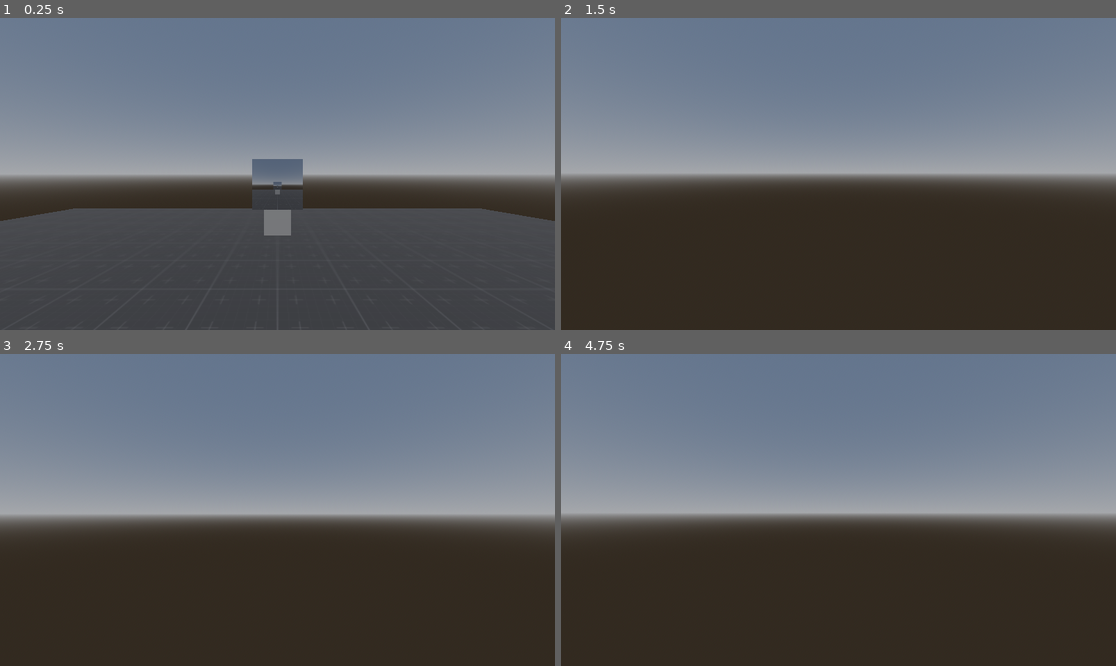
Above: before the commit, frames 1-4 (two rows, left to right).
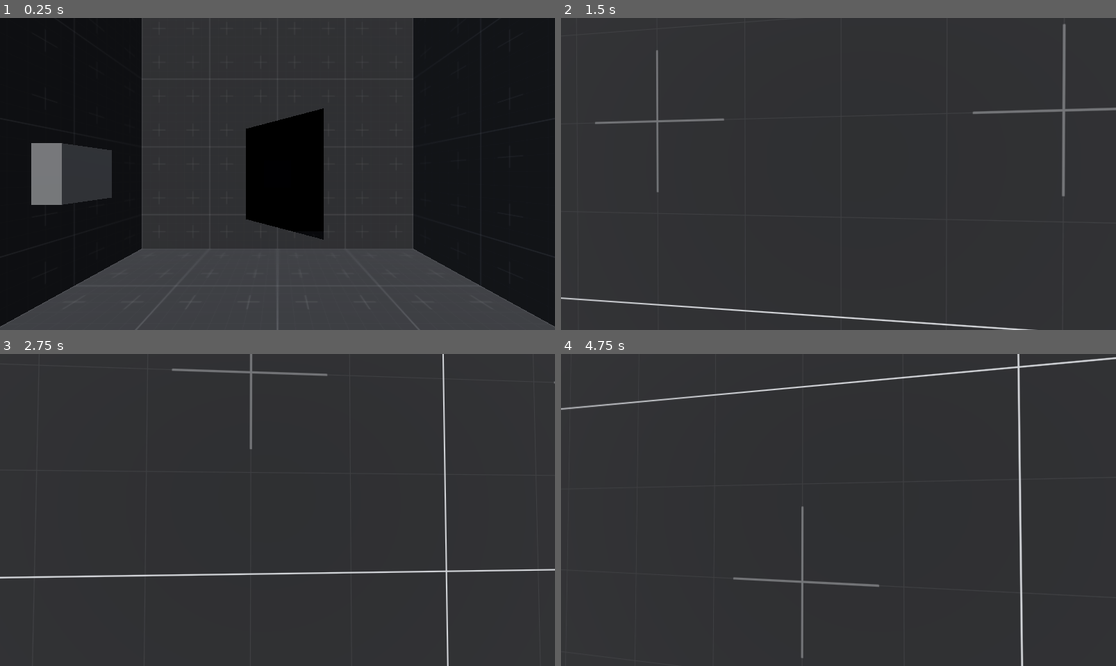
Above: after the commit, the same moments.

Repository: Wowe-Peanut/GetReal
Game: Godot game, scene res://test.tscn
The game is run twice, just before and just after one commit, with the same random seed, the same clock (stepped at 60 frames per second) and the same inputs.
Inputs (mouse positions are in pixels of both pictures, inside the frame that each line leads up to):
- Up to frame 1 (0.25 s): no input
- Up to frame 2 (1.5 s): tap Enter at 0.5 s; move the mouse to (866, 174) at 0.52 s; hold W (move_forward) from 0.53 s (still down); right-click (866, 174) at 0.6 s; tap Space (jump) at 0.77 s; move the mouse to (810, 174) at 1.27 s; right-click (810, 174) at 1.35 s
- Up to frame 3 (2.75 s): keep holding W (move_forward); tap Space (jump) at 1.52, 2 s; move the mouse to (288, 503) at 2.02 s; right-click (288, 503) at 2.1 s
- Up to frame 4 (4.75 s): keep holding W (move_forward); move the mouse to (832, 516) at 2.77 s; right-click (832, 516) at 2.85 s; tap Space (jump) at 3.02, 3.77, 4.52 s; move the mouse to (877, 513) at 3.52 s; right-click (877, 513) at 3.6 s; tap Enter at 4.25 s; move the mouse to (794, 506) at 4.27 s; right-click (794, 506) at 4.35 s

The runs differ from the first frame. In frame 1, 75% of the frame differs, in the area x 0-100%, y 0-100%; in frame 2, 55%; in frame 3, 57%; in frame 4, 56%.

Commit message:
WORKING MIRROR! (I FUCKING HOPE SO)

Diff:
--- a/mirror.gd
+++ b/mirror.gd
@@ -3,6 +3,7 @@
 @onready var view = $View
 @onready var mesh = $Mesh
 @onready var mirror_cam: Camera3D = $View/MirrorCam
+@onready var mirror_origin = $MirrorOrigin
 
 @export var pixels_per_unit: int = 100
 
@@ -12,8 +13,25 @@
 func _ready() -> void:
 	player_cam = get_tree().root.get_camera_3d()
 
-	mesh.get_surface_override_material(0).albedo_texture = view.get_texture()
+	mesh.get_surface_override_material(0).set_shader_parameter("mirrorCamTex", view.get_texture())
 
 # Called every frame. 'delta' is the elapsed time since the previous frame.
 func _process(_delta: float):
-	mirror_cam.global_transform = player_cam.global_transform
+	var plane_origin = mirror_origin.global_transform.origin
+	var plane_normal = mirror_origin.global_transform.basis.z.normalized()
+	var reflection_plane = Plane(plane_normal, plane_origin.dot(plane_normal))
+	var reflection_transform = mirror_origin.global_transform
+
+	var main_cam_pos = player_cam.global_transform.origin
+	var projection_pos = reflection_plane.project(main_cam_pos)
+
+	var mirrored_cam_pos = main_cam_pos + (projection_pos - main_cam_pos) * 2.0
+
+	var t = Transform3D(Basis(), mirrored_cam_pos)
+	t = t.looking_at(projection_pos, reflection_transform.basis.y.normalized())
+	mirror_cam.set_global_transform(t)
+
+	var offset = reflection_transform.inverse() * main_cam_pos
+	offset = Vector2(offset.x, offset.y)
+
+	mirror_cam.set_frustum(mesh.mesh.size.x, -offset, projection_pos.distance_to(main_cam_pos), 100)
--- /dev/null
+++ b/mirror.gdshader
@@ -0,0 +1,16 @@
+shader_type spatial;
+render_mode unshaded;
+
+uniform sampler2D mirrorCamTex;
+
+vec3 srgb_conversion(vec3 color) {
+	float r = pow(color.r, 2.2);
+	float g = pow(color.g, 2.2);
+	float b = pow(color.b, 2.2);
+	return vec3(r, g, b);
+}
+
+void fragment() {
+	vec3 color = texture(mirrorCamTex, vec2(UV.x, 1.0 - UV.y)).rgb;
+	ALBEDO = srgb_conversion(color);
+}
--- a/mirror.tscn
+++ b/mirror.tscn
@@ -1,15 +1,16 @@
-[gd_scene load_steps=4 format=3 uid="uid://b41j52vgwvasr"]
+[gd_scene load_steps=5 format=3 uid="uid://b41j52vgwvasr"]
 
 [ext_resource type="Script" path="res://mirror.gd" id="1_23741"]
+[ext_resource type="Shader" path="res://mirror.gdshader" id="2_hyqdn"]
 
 [sub_resource type="QuadMesh" id="QuadMesh_5n1ph"]
 resource_local_to_scene = true
 
-[sub_resource type="StandardMaterial3D" id="StandardMaterial3D_wlu30"]
-resource_local_to_scene = true
+[sub_resource type="ShaderMaterial" id="ShaderMaterial_pd161"]
+render_priority = 0
+shader = ExtResource("2_hyqdn")
 
 [node name="Mirror" type="Node3D"]
-transform = Transform3D(1, 0, 1.74846e-07, 0, 1, 0, -1.74846e-07, 0, 1, 0, 0, 0)
 script = ExtResource("1_23741")
 
 [node name="View" type="SubViewport" parent="."]
@@ -18,6 +19,7 @@
 
 [node name="Mesh" type="MeshInstance3D" parent="."]
 mesh = SubResource("QuadMesh_5n1ph")
-surface_material_override/0 = SubResource("StandardMaterial3D_wlu30")
+surface_material_override/0 = SubResource("ShaderMaterial_pd161")
 
-[node name="MirrorOrigin" type="Marker3D" parent="Mesh"]
+[node name="MirrorOrigin" type="Marker3D" parent="."]
+transform = Transform3D(1, -8.74228e-08, -8.74228e-08, -8.74228e-08, -1, 0, -8.74228e-08, 7.64274e-15, -1, 0, 0, 0)
--- a/player.tscn
+++ b/player.tscn
@@ -3,12 +3,12 @@
 [ext_resource type="Script" path="res://player.gd" id="1_16goh"]
 
 [sub_resource type="CapsuleShape3D" id="CapsuleShape3D_2huvx"]
-radius = 0.3
-height = 1.8
+radius = 0.25
+height = 1.4
 
 [sub_resource type="CapsuleMesh" id="CapsuleMesh_vj0us"]
-radius = 0.3
-height = 1.8
+radius = 0.25
+height = 1.4
 
 [node name="Player" type="CharacterBody3D"]
 collision_layer = 2
@@ -16,7 +16,7 @@
 camera_sens = 10.0
 
 [node name="Camera" type="Camera3D" parent="." groups=["observer"]]
-transform = Transform3D(1, 0, 0, 0, 1, 0, 0, 0, 1, 0, 1.7, 0)
+transform = Transform3D(1, 0, 0, 0, 1, 0, 0, 0, 1, 0, 1.1, 0)
 current = true
 
 [node name="LookRay" type="RayCast3D" parent="Camera"]
@@ -28,9 +28,9 @@
 transform = Transform3D(1, 0, 0, 0, 0.965926, -0.258819, 0, 0.258819, 0.965926, 0, -0.5, -1.5)
 
 [node name="Collision" type="CollisionShape3D" parent="."]
-transform = Transform3D(1, 0, 0, 0, 1, 0, 0, 0, 1, 0, 0.9, 0)
+transform = Transform3D(1, 0, 0, 0, 1, 0, 0, 0, 1, 0, 0.7, 0)
 shape = SubResource("CapsuleShape3D_2huvx")
 
 [node name="Mesh" type="MeshInstance3D" parent="."]
-transform = Transform3D(1, 0, 0, 0, 1, 0, 0, 0, 1, 0, 0.9, 0)
+transform = Transform3D(1, 0, 0, 0, 1, 0, 0, 0, 1, 0, 0.7, 0)
 mesh = SubResource("CapsuleMesh_vj0us")
--- a/test.tscn
+++ b/test.tscn
@@ -1,21 +1,8 @@
-[gd_scene load_steps=12 format=3 uid="uid://c3jr12ajd7mo4"]
+[gd_scene load_steps=8 format=3 uid="uid://c3jr12ajd7mo4"]
 
 [ext_resource type="PackedScene" uid="uid://bjgyylqm3xc11" path="res://player.tscn" id="1_a76g4"]
-[ext_resource type="PackedScene" uid="uid://c6t43xntvjerc" path="res://box.tscn" id="3_cus30"]
 [ext_resource type="Material" uid="uid://byswl41fa324d" path="res://default_environment_texture.tres" id="3_duvdi"]
 [ext_resource type="PackedScene" uid="uid://b41j52vgwvasr" path="res://mirror.tscn" id="4_b72i0"]
-
-[sub_resource type="BoxShape3D" id="BoxShape3D_smomk"]
-size = Vector3(1, 2, 7)
-
-[sub_resource type="BoxMesh" id="BoxMesh_6puv6"]
-size = Vector3(1, 2, 7)
-
-[sub_resource type="BoxShape3D" id="BoxShape3D_o35qo"]
-size = Vector3(20, 1, 20)
-
-[sub_resource type="BoxMesh" id="BoxMesh_2b212"]
-size = Vector3(20, 1, 20)
 
 [sub_resource type="ProceduralSkyMaterial" id="ProceduralSkyMaterial_avhxm"]
 
@@ -26,33 +13,14 @@
 background_mode = 2
 sky = SubResource("Sky_v4ln1")
 
+[sub_resource type="BoxMesh" id="BoxMesh_em268"]
+size = Vector3(0.5, 0.5, 0.5)
+
 [node name="test" type="Node3D"]
 
 [node name="Player" parent="." instance=ExtResource("1_a76g4")]
+transform = Transform3D(1, 0, 0, 0, 1, 0, 0, 0, 1, 0, -2.5, 1)
 jump_height = 1.5
-
-[node name="Box" parent="." instance=ExtResource("3_cus30")]
-transform = Transform3D(1, 0, 0, 0, 1, 0, 0, 0, 1, 0, 1, -6)
-
-[node name="StaticBody3D2" type="StaticBody3D" parent="."]
-transform = Transform3D(1, 0, 0, 0, 1, 0, 0, 0, 1, -4, 1, 2)
-
-[node name="CollisionShape3D" type="CollisionShape3D" parent="StaticBody3D2"]
-shape = SubResource("BoxShape3D_smomk")
-
-[node name="MeshInstance3D" type="MeshInstance3D" parent="StaticBody3D2"]
-mesh = SubResource("BoxMesh_6puv6")
-surface_material_override/0 = ExtResource("3_duvdi")
-
-[node name="StaticBody3D" type="StaticBody3D" parent="."]
-collision_mask = 5
-
-[node name="CollisionShape3D" type="CollisionShape3D" parent="StaticBody3D"]
-shape = SubResource("BoxShape3D_o35qo")
-
-[node name="MeshInstance3D" type="MeshInstance3D" parent="StaticBody3D"]
-mesh = SubResource("BoxMesh_2b212")
-surface_material_override/0 = ExtResource("3_duvdi")
 
 [node name="WorldEnvironment" type="WorldEnvironment" parent="."]
 environment = SubResource("Environment_4nkms")
@@ -61,4 +29,14 @@
 transform = Transform3D(1, 0, 0, 0, 0.5, 0.866025, 0, -0.866025, 0.5, 0, 6, 0)
 
 [node name="Mirror" parent="." instance=ExtResource("4_b72i0")]
-transform = Transform3D(1, 0, 0, 0, 1, 0, 0, 0, 1, 0, 2, -4)
+transform = Transform3D(0.707107, 0, -0.707107, 0, 1, 0, 0.707107, 0, 0.707107, 0, -1.4, -0.9)
+
+[node name="CSGBox3D" type="CSGBox3D" parent="."]
+use_collision = true
+flip_faces = true
+size = Vector3(4, 5, 4)
+material = ExtResource("3_duvdi")
+
+[node name="MeshInstance3D" type="MeshInstance3D" parent="."]
+transform = Transform3D(1, 0, 0, 0, 1, 0, 0, 0, 1, -2, -1.4, -0.9)
+mesh = SubResource("BoxMesh_em268")
